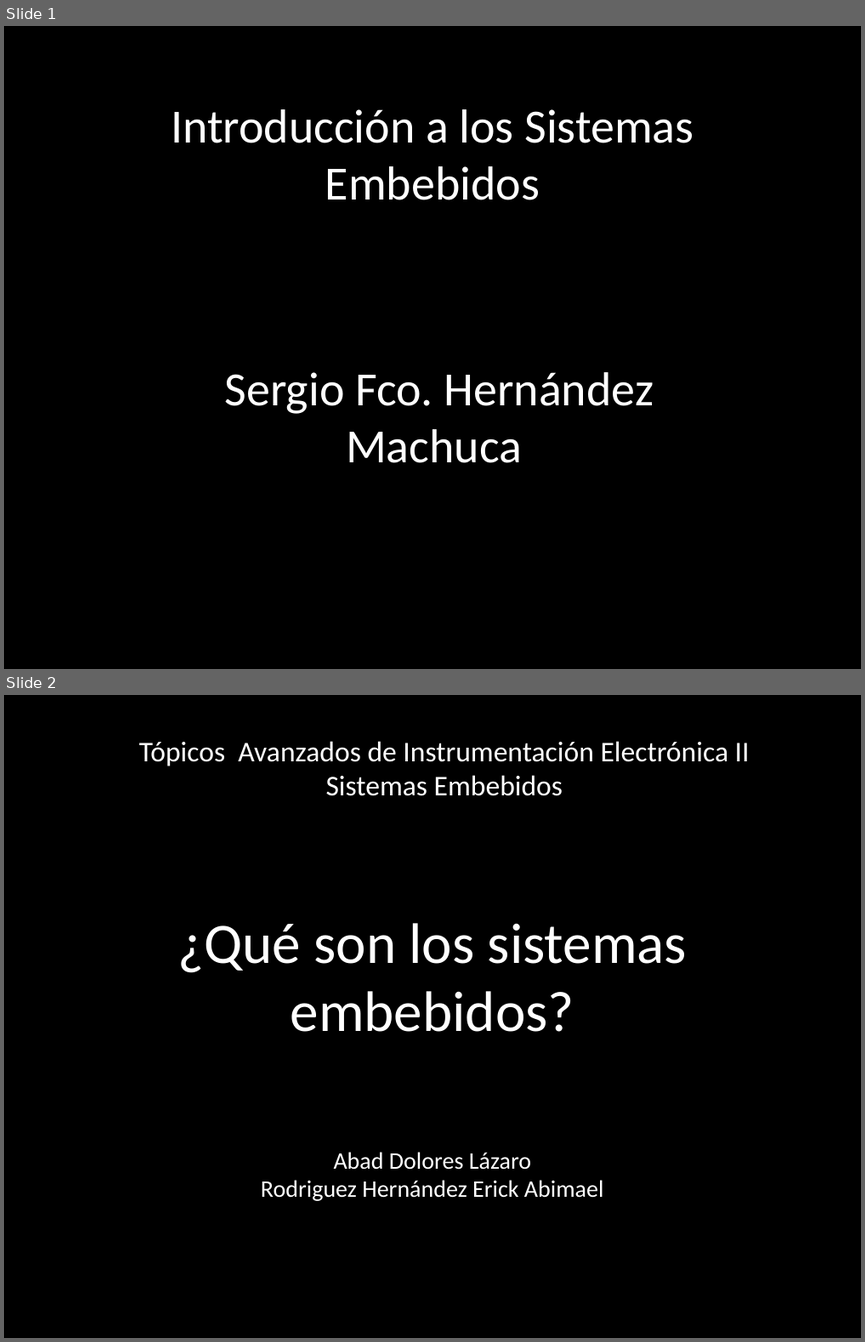
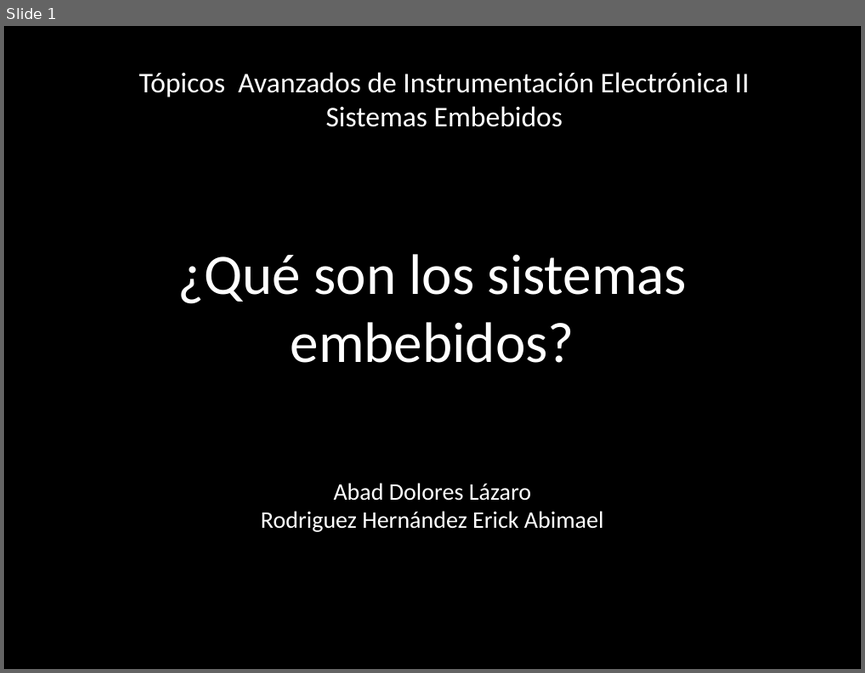
Before and after one commit to Erick-ARH/Sistemas-Embebidos, a slide deck: Presentaciones/Sistemas Embebidos/Sistemas Embebidos.pptx. Shown one above the other, each under a label of ours: slides 1 and 2 before the commit, slide 1 after it. The pictures are 865x1342 and 865x673 pixels, drawn with LibreOffice and Linux fonts; fonts in the diff are those of the drawing; background and template pictures are left out. Boxes give left, top, right and bottom in pixels: in the first picture for what was removed or moved away, otherwise in the second. Text is boxed around its words. In the diff, an @@ line names an element or a change of style, - is before the commit and + after.

```diff
--- a/Presentaciones/Sistemas Embebidos/Sistemas Embebidos.pptx
+++ b/Presentaciones/Sistemas Embebidos/Sistemas Embebidos.pptx
@@ slide 1 removed at bbox=[4, 26, 861, 669], background picture (left out) @@
@@ text removed at bbox=[171, 109, 693, 200] @@
-Introducción a los Sistemas Embebidos
@@ text removed at bbox=[225, 372, 653, 463] @@
-Sergio Fco. Hernández Machuca
@@ what was slide 2 is now slide 1 @@
```
Also in this commit, not shown: 1 slide changed, 4 slides added, 30 other slides removed.
